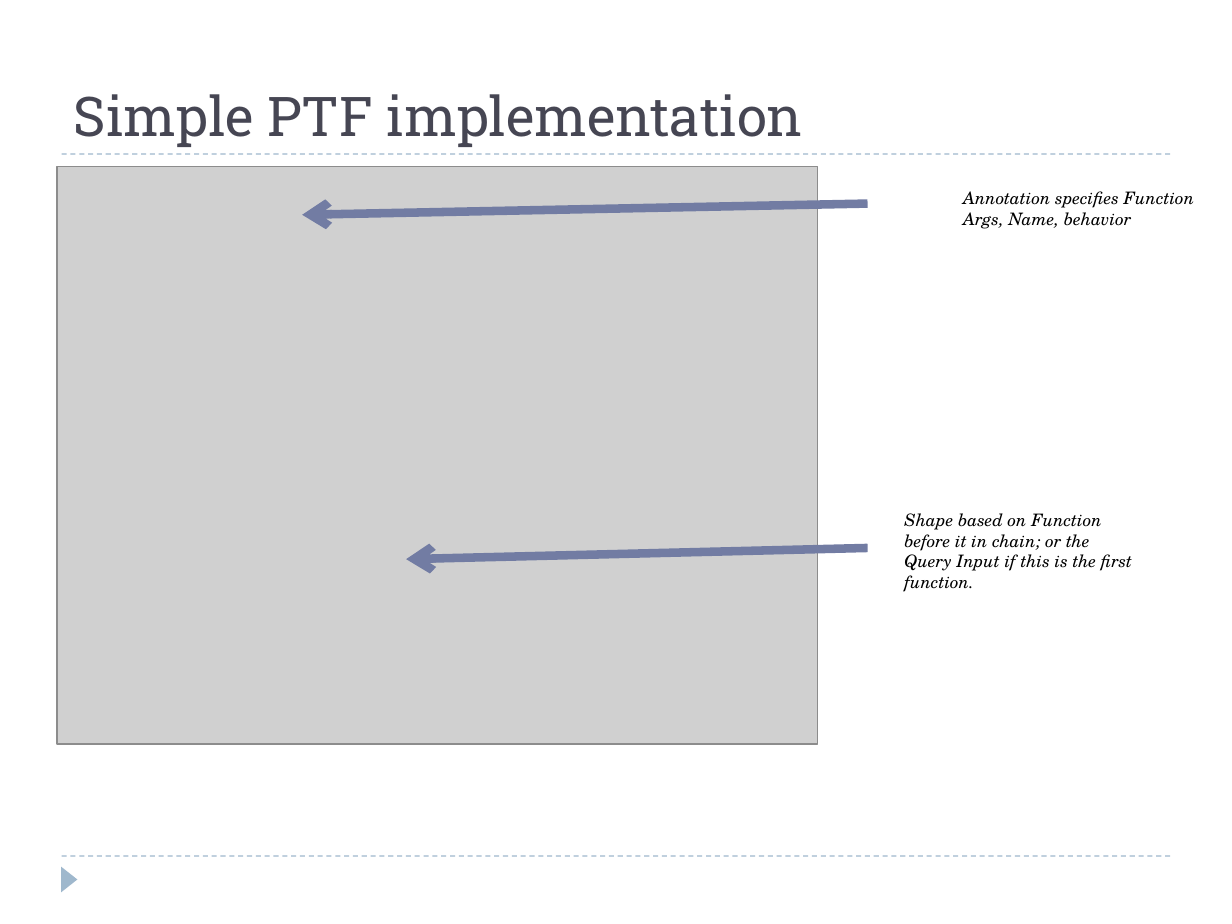
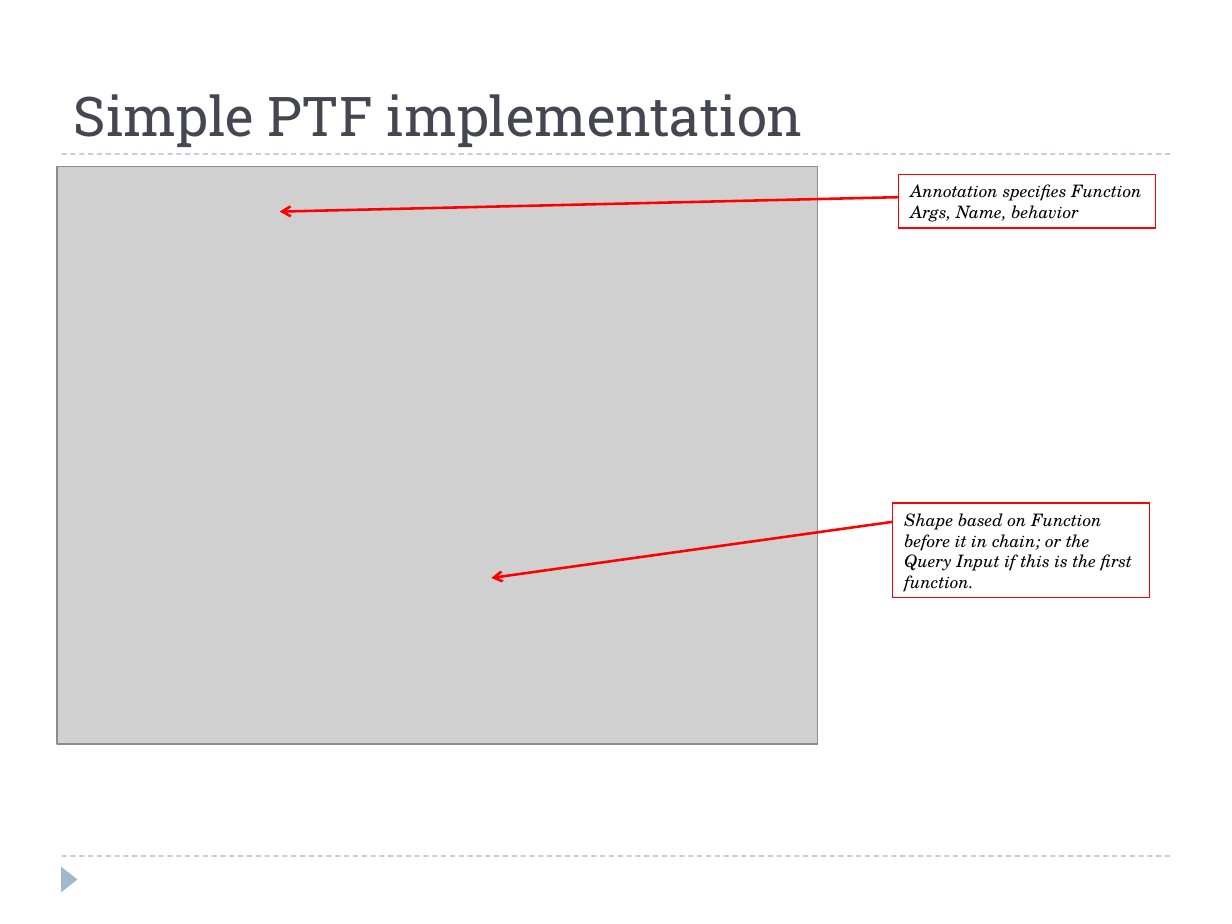
Before and after one commit to hbutani/SQLWindowing, a slide deck: slide 43 of docs/SQW.ppt (slide 18 before the commit). Drawn at 1232x924 pixels with LibreOffice and Linux fonts; fonts in the diff are those of the drawing; grey boxes stand for pictures. Boxes give left, top, right and bottom in pixels: in the first picture for what was removed or moved away, otherwise in the second. Text is boxed around its words. In the diff, an @@ line names an element or a change of style, - is before the commit and + after.

```diff
--- a/docs/SQW.ppt
+++ b/docs/SQW.ppt
@@ rectangle "Annotation specifies Function Args, Name, ..." at <box>898,174,1156,228</box>: outline none to #FF0000 0.74 pt @@
@@ rectangle "Annotation specifies Function Args, Name, ...": place and size @@
-rectangle "Annotation specifies Function Args, Name, ..." at <box>963,191,1195,229</box>
+rectangle "Annotation specifies Function Args, Name, ..." at <box>898,174,1156,228</box>
@@ arrow moved from (867, 203) - (302, 214) to (898, 197) - (280, 212) @@
@@ arrow (898, 197) - (280, 212): stroke #727CA3 4.99 pt to #FF0000 1.5 pt @@
@@ rectangle "Shape based on Function before ...": place and size @@
-rectangle "Shape based on Function before ..." at <box>904,513,1132,592</box>
+rectangle "Shape based on Function before ..." at <box>892,503,1149,598</box>
@@ rectangle "Shape based on Function before ..." at <box>892,503,1149,598</box>: outline none to #FF0000 0.74 pt @@
@@ arrow moved from (867, 548) - (407, 559) to (892, 522) - (492, 578) @@
@@ arrow (892, 522) - (492, 578): stroke #727CA3 4.99 pt to #FF0000 1.5 pt @@
```
Also in this commit, not shown: 12 other slides changed, 20 slides added, 1 slide removed.
